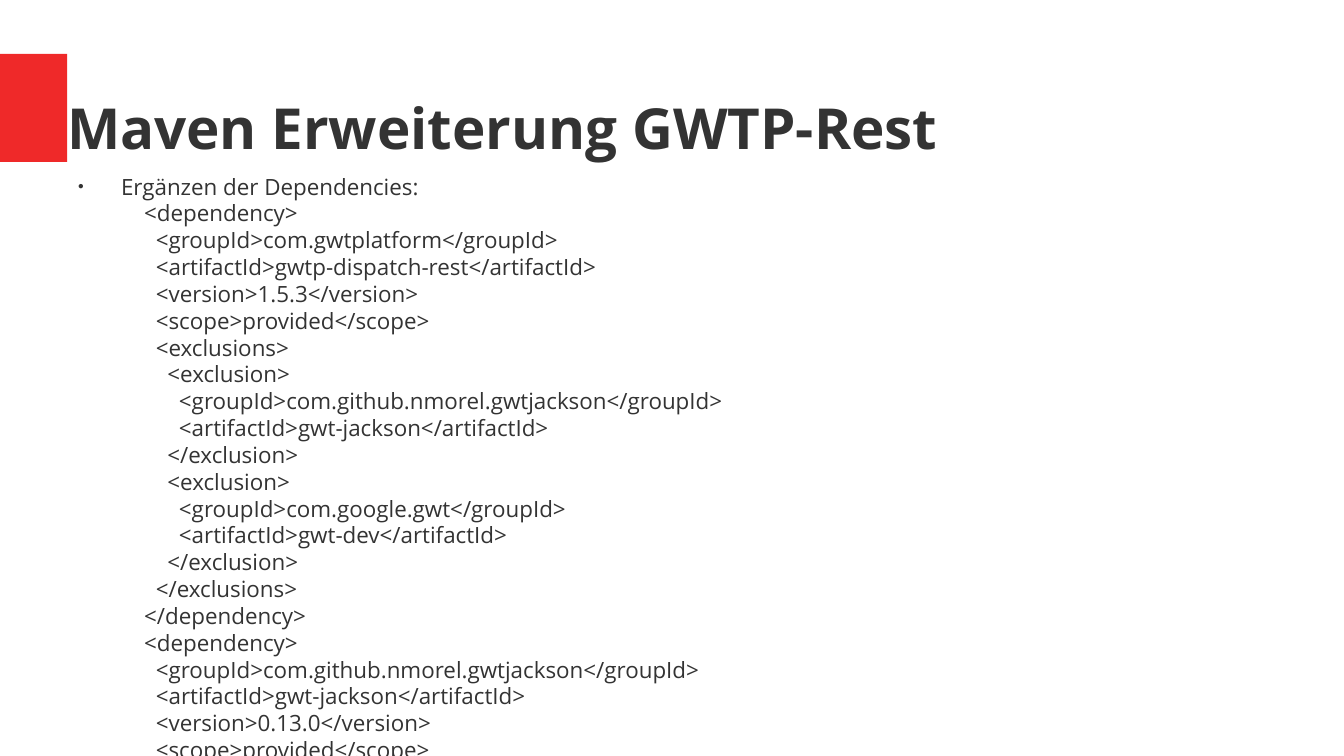
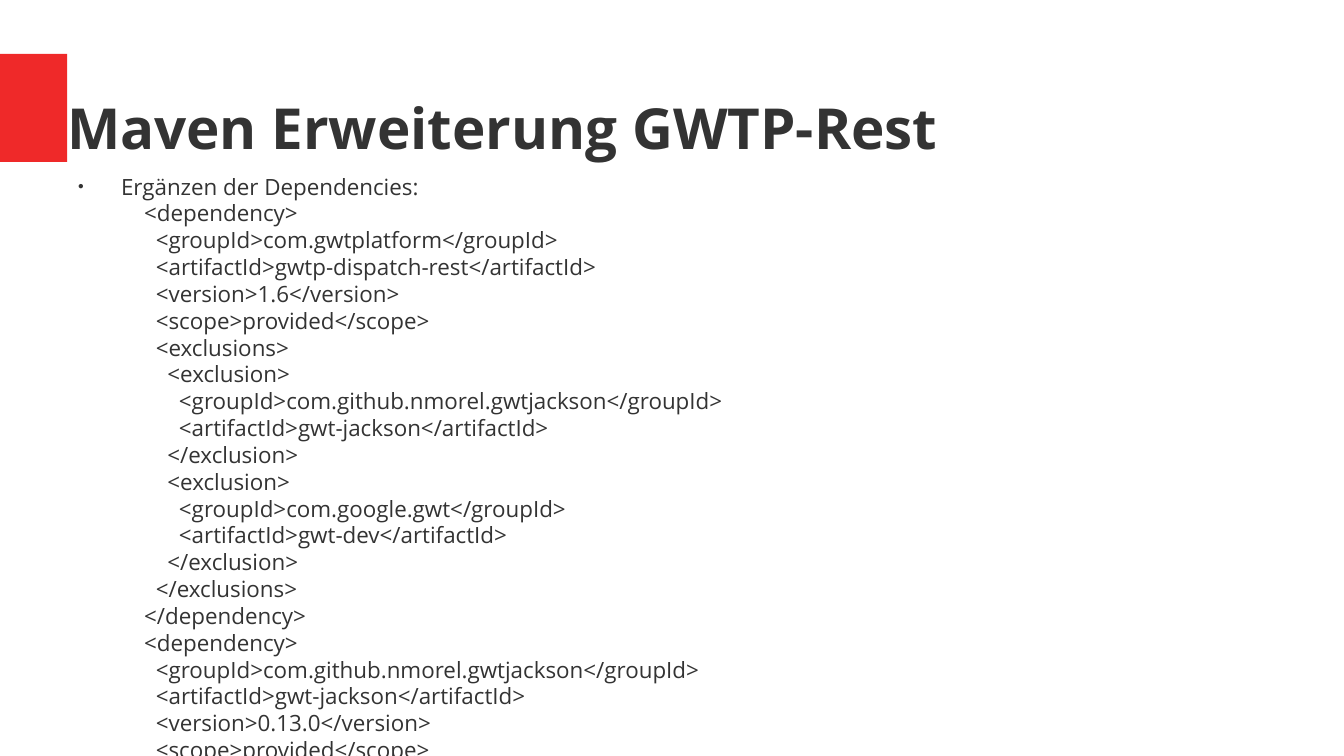
Before and after one commit to ManfredTremmel/gwtp-training, a slide deck: slide 138 of GWT-GWTP-Training_de.odp. Drawn at 1344x756 pixels with LibreOffice and Linux fonts; fonts in the diff are those of the drawing. Boxes give left, top, right and bottom in pixels: in the first picture for what was removed or moved away, otherwise in the second. Text is boxed around its words. In the diff, an @@ line names an element or a change of style, - is before the commit and + after.

Commit message:
little fixes in presentations

```diff
--- a/GWT-GWTP-Training_de.odp
+++ b/GWT-GWTP-Training_de.odp
@@ text at (x1=121, y1=178, x2=722, y2=732): text changed @@
-● Ergänzen der Dependencies:
-  <dependency>
-  <groupId>com.gwtplatform</groupId>
-  <artifactId>gwtp-dispatch-rest</artifactId>
-  <version>1.5.3</version>
-  <scope>provided</scope>
-  <exclusions>
-  <exclusion>
-  <groupId>com.github.nmorel.gwtjackson</groupId>
-  <artifactId>gwt-jackson</artifactId>
-  </exclusion>
-  <exclusion>
-  <groupId>com.google.gwt</groupId>
-  <artifactId>gwt-dev</artifactId>
-  </exclusion>
-  </exclusions>
-  </dependency>
-  <dependency>
-  <groupId>com.github.nmorel.gwtjackson</groupId>
-  <artifactId>gwt-jackson</artifactId>
-  <version>0.13.0</version>
-  <scope>provided</scope>
-  </dependency>
+● Ergänzen der Dependencies:
+  <dependency>
+  <groupId>com.gwtplatform</groupId>
+  <artifactId>gwtp-dispatch-rest</artifactId>
+  <version>1.6</version>
+  <scope>provided</scope>
+  <exclusions>
+  <exclusion>
+  <groupId>com.github.nmorel.gwtjackson</groupId>
+  <artifactId>gwt-jackson</artifactId>
+  </exclusion>
+  <exclusion>
+  <groupId>com.google.gwt</groupId>
+  <artifactId>gwt-dev</artifactId>
+  </exclusion>
+  </exclusions>
+  </dependency>
+  <dependency>
+  <groupId>com.github.nmorel.gwtjackson</groupId>
+  <artifactId>gwt-jackson</artifactId>
+  <version>0.13.0</version>
+  <scope>provided</scope>
+  </dependency>
```
Also in this commit, not shown: 7 other slides changed, 1 other file.
